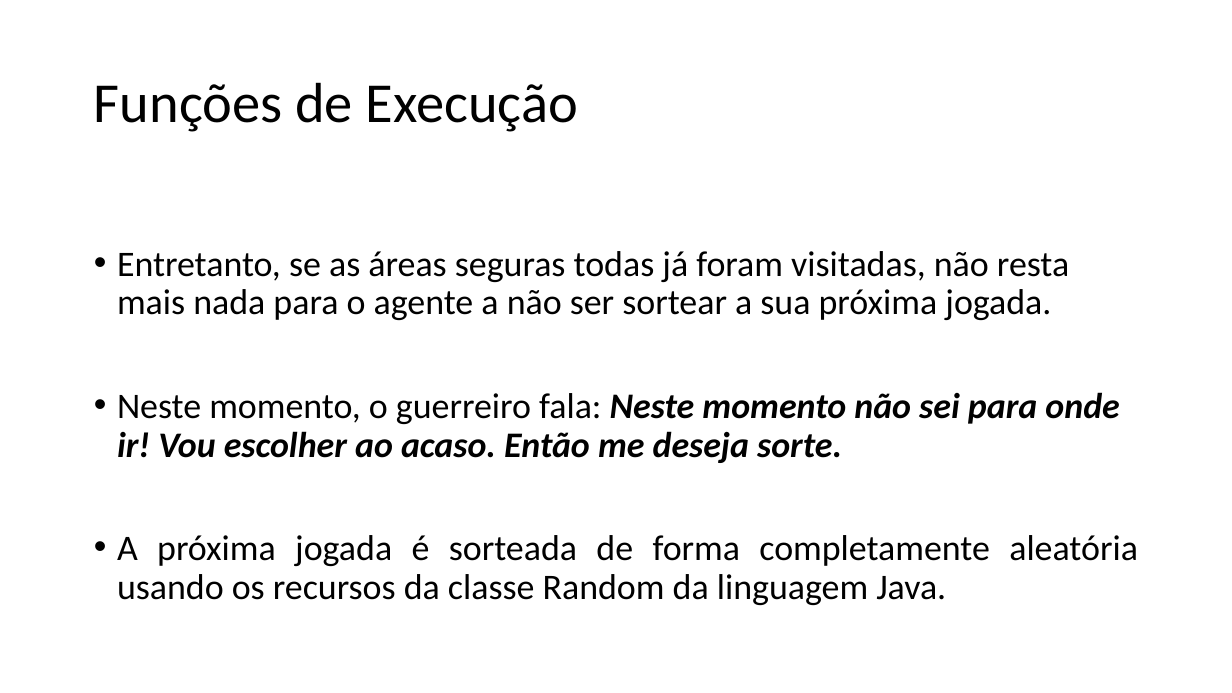
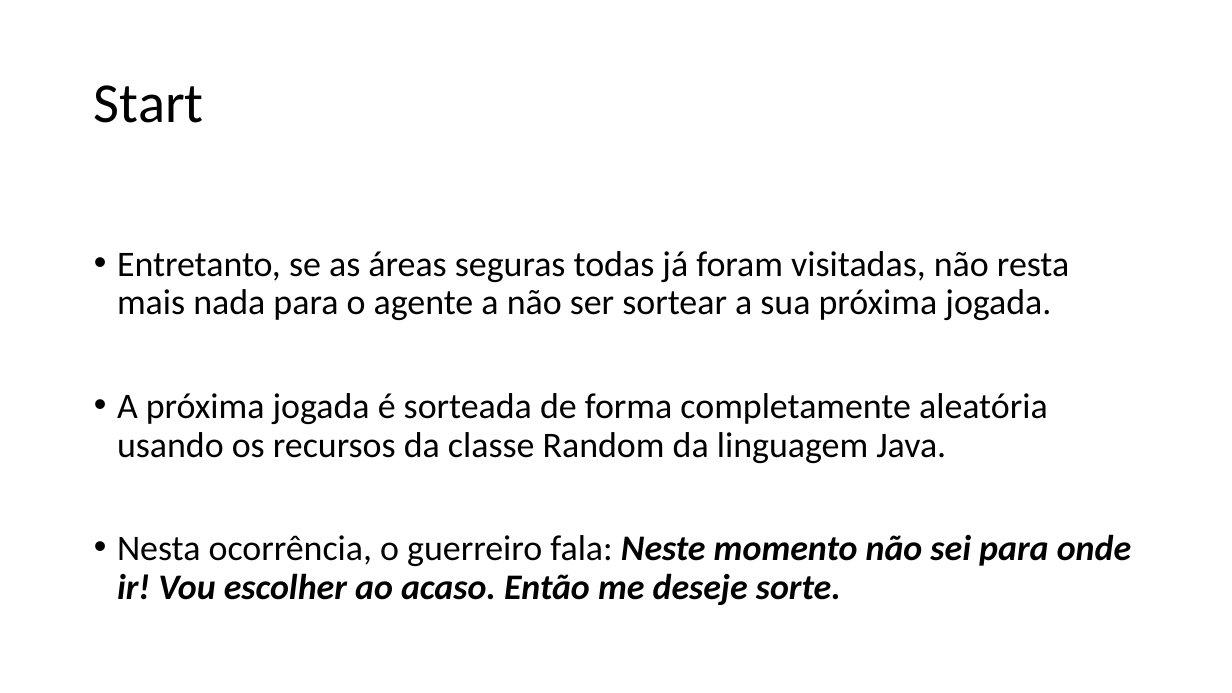
Before and after one commit to rodrigocarlos2/AgenteInteligente, a slide deck: slide 12 of Mundo do Wumpus.pptx (slide 11 before the commit). Drawn at 1232x693 pixels with LibreOffice and Linux fonts; fonts in the diff are those of the drawing. Boxes give left, top, right and bottom in pixels: in the first picture for what was removed or moved away, otherwise in the second. Text is boxed around its words. In the diff, an @@ line names an element or a change of style, - is before the commit and + after.

```diff
--- a/Mundo do Wumpus.pptx
+++ b/Mundo do Wumpus.pptx
@@ title at box(94, 85, 204, 123): text changed @@
-Funções de Execução
+Start
@@ text at box(117, 392, 1119, 463): paragraph removed @@
-• Neste momento, o guerreiro fala: Neste momento não sei para onde ir! Vou escolher ao acaso. Então me deseja sorte.
@@ text at box(117, 393, 1048, 463): alignment justified to left @@
@@ text at box(117, 534, 1131, 605): paragraph added @@
+• Nesta ocorrência, o guerreiro fala: Neste momento não sei para onde ir! Vou escolher ao acaso. Então me deseje sorte.
```
Also in this commit, not shown: 7 other slides changed, 2 other files.
